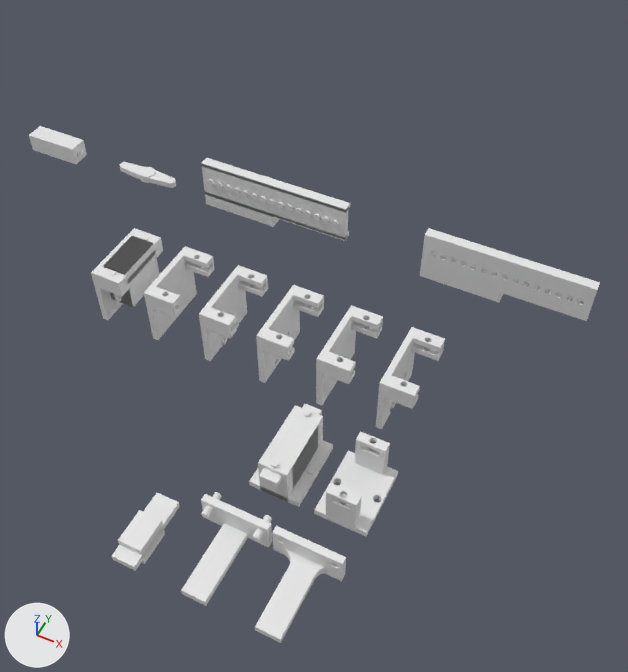
Two versions of the Blender file Kuzovlev110524.blend, one commit apart.
The view is the same before and after, from a camera (50 mm lens) standing at (70.0, -118.0, 293.0) and looking at (-59.0, 138.0, -28.0). Lighting does not change. The marker at lower left points along +X, +Y and +Z.
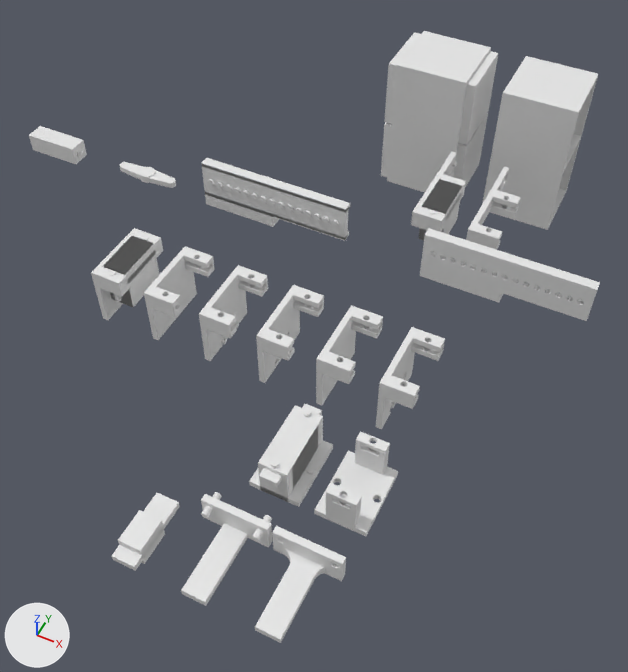
Changed parts and their boxes [x1, y1, x2, y2] in the pictures (628 x 672 px):
'Cube.032', added
    after: [482, 56, 598, 230]
'Cube.035', added
    after: [387, 31, 491, 192]
'Cube.034', added
    after: [385, 32, 498, 145]
'Cube.037', added
    after: [466, 167, 521, 250]
'Cube.036', added
    after: [381, 113, 488, 187]
'Cube.027', added
    after: [411, 173, 466, 232]
'Cube.029', added
    after: [418, 179, 462, 240]
'Cube.026', added
    after: [419, 180, 462, 238]
'Cube.025', added
    after: [438, 152, 457, 175]
'Cube.030', added
    after: [441, 187, 465, 228]

Edits to the bpy script that builds the scene:
```text
Add me_cube_038:
    me_cube_038.from_pydata(...)  # 2088 vertices, 1064 faces; spans x -5.4..5.4, y -6.9..15.0, z -5.9..5.9
Add me_cube_018:
    me_cube_018.from_pydata(...)  # 24 vertices, 18 faces; spans x -33.1..33.1, y -31.9..31.9, z -46.0..46.0
Add me_cube_036:
    me_cube_036.from_pydata(...)  # a box spanning x -33.1..33.1, y -31.9..31.9, z -46.0..46.0
Add ob_cube_037:
    ob_cube_037 = bpy.data.objects.new('Cube.037', me_cube_038)
    ob_cube_037.location = (-1.5, 230.0, -1.5)
    ob_cube_037.scale = (1.48, 2.6, 0.758)
Add ob_cube_032:
    ob_cube_032 = bpy.data.objects.new('Cube.032', me_cube_018)
    ob_cube_032.location = (0.0, 300.0, 0.0)
    ob_cube_032.scale = (0.605, 0.627, 0.855)
Add ob_cube_036:
    ob_cube_036 = bpy.data.objects.new('Cube.036', me_cube_036)
    ob_cube_036.location = (-60.0, 300.0, -19.3)
    ob_cube_036.scale = (0.756, 0.583, 0.404)
Add ob_cube_035:
    ob_cube_035 = bpy.data.objects.new('Cube.035', me_cube_036.copy())
    ob_cube_035.location = (-60.0, 300.0, 0.0)
    ob_cube_035.scale = (0.605, 0.627, 0.855)
Add ob_cube_034:
    ob_cube_034 = bpy.data.objects.new('Cube.034', me_cube_036.copy())
    ob_cube_034.location = (-60.0, 300.0, 19.3)
    ob_cube_034.scale = (0.756, 0.583, 0.404)
Add ob_cube_030:
    ob_cube_030 = bpy.data.objects.new('Cube.030', me_cube_013.copy())  # the mesh of ob_cube_014
    ob_cube_030.location = (-30.0, 230.0, -1.5)
    ob_cube_030.scale = (1.2, 2.42, 0.253)
Add ob_cube_029:
    ob_cube_029 = bpy.data.objects.new('Cube.029', me_cube_013.copy())  # the mesh of ob_cube_014
    ob_cube_029.location = (-30.0, 230.0, -7.5)
    ob_cube_029.scale = (1.2, 1.73, 1.94)
Add ob_cube_027:
    ob_cube_027 = bpy.data.objects.new('Cube.027', me_cube_013.copy())  # the mesh of ob_cube_014
    ob_cube_027.location = (-31.5, 230.0, -1.5)
    ob_cube_027.scale = (1.48, 2.6, 0.758)
Add ob_cube_026:
    ob_cube_026 = bpy.data.objects.new('Cube.026', me_cube_013.copy())  # the mesh of ob_cube_014
    ob_cube_026.location = (-30.0, 230.0, -7.5)
    ob_cube_026.scale = (1.2, 1.73, 1.94)
Add ob_cube_025:
    ob_cube_025 = bpy.data.objects.new('Cube.025', me_cube_013.copy())  # the mesh of ob_cube_014
    ob_cube_025.location = (-38.0, 258.5, -1.5)
    ob_cube_025.scale = (0.277, 1.51, 0.758)
```
